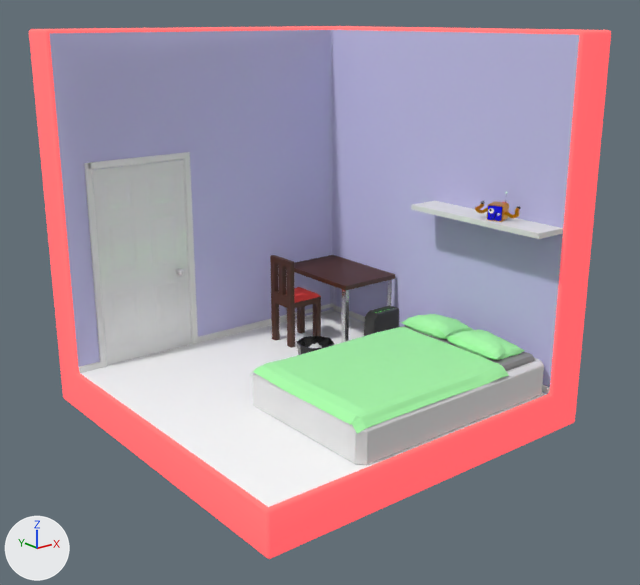
The glTF model build copy/glbs/CozyRoom_3.glb, before and after one commit.
The view is the same before and after, from a camera (50 mm lens) standing at (-2.97, -3.83, 1.08) and looking at (0.11, 0.02, -0.46). The axes (+X, +Y, +Z) are drawn at lower left. The lights are the same throughout. Where no turn or scale is listed for an object, it has been applied to the vertices. Vertices at the same position are counted once.
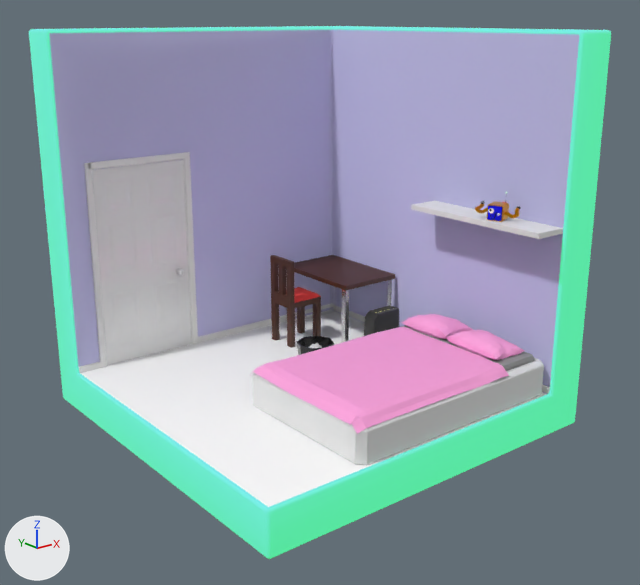
Boxes (x1, y1, x2, y2) around the edits, measured in the pictures (640 x 585 px):
```json
{"object": "Plane.005", "change": "recoloured", "before": [252, 327, 509, 434], "after": [252, 327, 509, 434], "on screen": "green to pink"}
{"object": "Plane.007", "change": "recoloured", "before": [446, 330, 525, 360], "after": [446, 330, 525, 360], "on screen": "green to pink"}
{"object": "Plane.006", "change": "recoloured", "before": [401, 314, 473, 339], "after": [401, 314, 473, 339], "on screen": "green to pink"}
{"part": 1, "of": "me_cube_025", "change": "recoloured", "before": [29, 26, 611, 559], "after": [29, 26, 611, 559], "on screen": "red to green"}
```

Scene script edits in JSON lines:
```json
{"op": "add", "block": "mat_wall_background_3_001", "code": ["mat_wall_background_3_001 = principled_material('Wall Background 3.001')", "mat_wall_background_3_001.base_color = (0.158, 0.107, 0.8)  # blue #6f5ce7", "mat_wall_background_3_001.roughness = 1.0", "mat_wall_background_3_001.emission_color = (0.0295, 0.735, 0.0503)  # green #30df3f", "mat_wall_background_3_001.emission_strength = 1.0"]}
{"op": "add", "block": "mat_pillow_texture_pink", "code": ["mat_pillow_texture_pink = principled_material('Pillow Texture Pink')", "mat_pillow_texture_pink.base_color = (1.0, 0.374, 0.728)  # pink #ffa5de", "mat_pillow_texture_pink.roughness = 0.688"]}
{"block": "me_plane_005", "where": "me_plane_005.from_pydata(...)  # 1089 vertices, 2048 faces; spans x -0.567..0.522, y -0.475..0.472, z -0.162..-0.08"}
{"op": "remove", "block": "me_plane_005", "code": "me_plane_005.materials.append(mat_pillow_texture_green)  # green #acffad"}
{"op": "add", "block": "me_plane_005", "code": "me_plane_005.materials.append(mat_pillow_texture_pink)  # pink #ffa5de"}
{"block": "me_plane_006", "where": "me_plane_006.from_pydata(...)  # 450 vertices, 900 faces; spans x -0.122..0.137, y -0.193..0.191, z -0.038..0.064"}
{"op": "remove", "block": "me_plane_006", "code": "me_plane_006.materials.append(mat_pillow_texture_green)  # green #acffad"}
{"op": "add", "block": "me_plane_006", "code": "me_plane_006.materials.append(mat_pillow_texture_pink)  # pink #ffa5de"}
{"block": "me_plane_007", "where": "me_plane_007.from_pydata(...)  # 450 vertices, 900 faces; spans x -0.112..0.098, y -0.166..0.176, z -0.064..0.06"}
{"op": "remove", "block": "me_plane_007", "code": "me_plane_007.materials.append(mat_pillow_texture_green)  # green #acffad"}
{"op": "add", "block": "me_plane_007", "code": "me_plane_007.materials.append(mat_pillow_texture_pink)  # pink #ffa5de"}
{"block": "me_cube_025", "where": "me_cube_025.from_pydata(...)  # 255 vertices, 491 faces; spans x -1.0..1.26, y -1.0..1.26, z -1.26..1.0"}
{"block": "me_cube_025", "where": "# used by ob_cube_025; location = (0.0, 0.0, 0.0)"}
{"block": "me_cube_025", "change": "me_cube_025 part 1: all 447 faces that had it switch from mat_wall_background (red #e77062) to mat_wall_background_3_001 (blue #6f5ce7)"}
```
